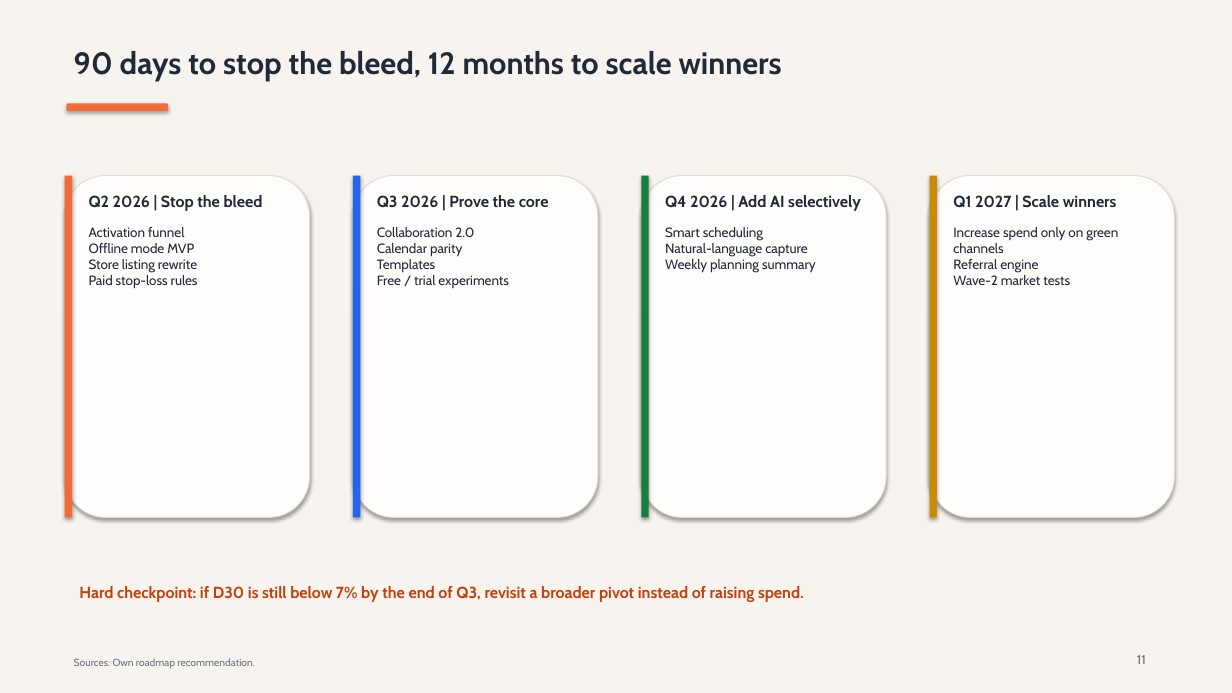
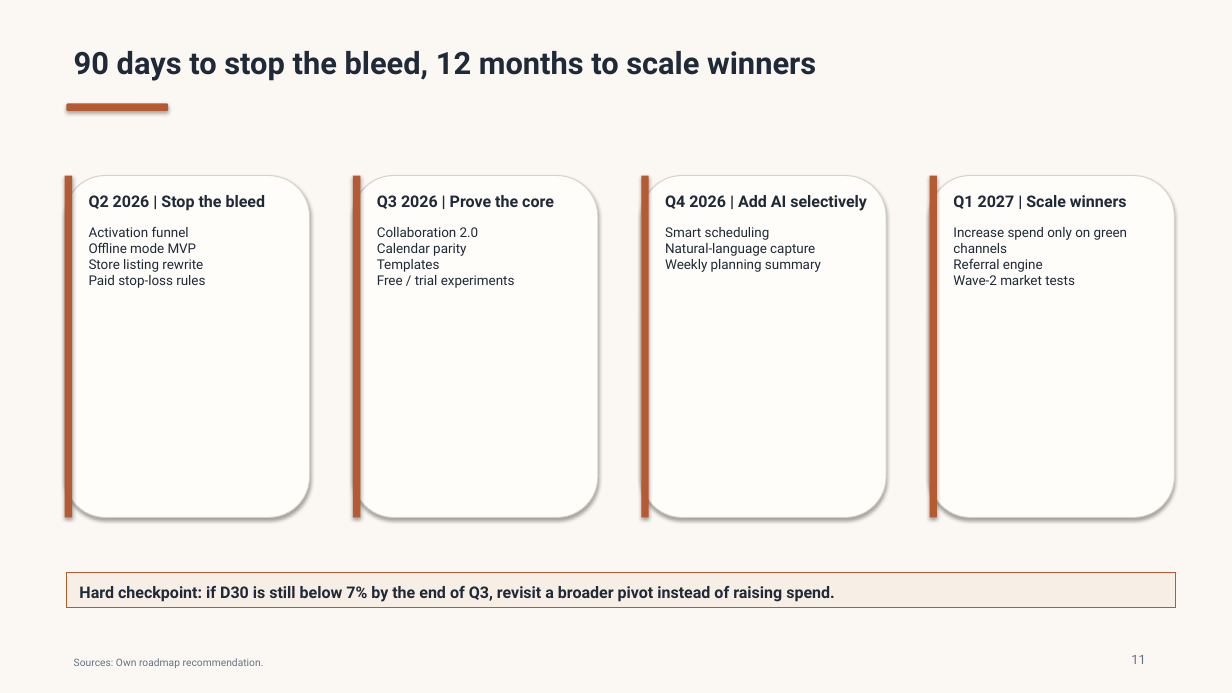
Before and after one commit to TEZv/Genesis-Academy_Strategy-Operations-School-2.0-Case-Task, a slide deck: slide 11 of deliverables/taskflow-case-presentation.pptx. Drawn at 1232x693 pixels with LibreOffice and Linux fonts; fonts in the diff are those of the drawing. Boxes give left, top, right and bottom in pixels: in the first picture for what was removed or moved away, otherwise in the second. Text is boxed around its words. In the diff, an @@ line names an element or a change of style, - is before the commit and + after.

Commit message:
Refine deck visual style and export

```diff
--- a/deliverables/taskflow-case-presentation.pptx
+++ b/deliverables/taskflow-case-presentation.pptx
@@ background #F7F3EE to #FBF8F3 @@
@@ rounded rectangle at box(67, 104, 168, 111): fill #F26B3A to #B65A34 @@
@@ rectangle at box(65, 176, 72, 518): fill #F26B3A to #B65A34 @@
@@ rectangle at box(353, 176, 360, 518): fill #2563EB to #B65A34 @@
@@ rectangle at box(641, 176, 649, 518): fill #15803D to #B65A34 @@
@@ fill #FFFDFC to #FFFDF9; outline #E5DDD4 0.75 pt to #D9D1C7 0.75 pt in 4 elements at box(65, 176, 310, 518), box(353, 176, 598, 518), box(641, 176, 886, 518), box(930, 176, 1175, 518) @@
@@ rectangle at box(930, 176, 937, 518): fill #CA8A04 to #B65A34 @@
@@ font Cabin to Roboto in 9 elements at box(74, 51, 816, 81), box(89, 195, 266, 211), box(89, 226, 205, 288), box(377, 195, 554, 209), box(377, 227, 515, 288), box(665, 195, 867, 211), box(665, 227, 821, 272), box(953, 195, 1127, 209), box(953, 227, 1128, 285) @@
@@ rectangle "Hard checkpoint: if D30 is ...": place and size @@
-rectangle "Hard checkpoint: if D30 is ..." at box(79, 586, 804, 602)
+rectangle "Hard checkpoint: if D30 is ..." at box(67, 573, 1176, 608)
@@ rectangle "Hard checkpoint: if D30 is ..." at box(67, 573, 1176, 608): font Cabin to Roboto, text colour #C2410C to #1F2937; fill none to #F7EFE6; outline none to #B65A34 0.75 pt @@
@@ text "Sources: Own roadmap recommendation." at box(74, 658, 264, 668): font Cabin to Roboto, text colour #6B7280 to #667085 @@
@@ text "11" at box(1131, 655, 1145, 664): font Cabin to Roboto, text colour #6B7280 to #667085 @@
```
Also in this commit, not shown: 13 other slides changed, 1 other file.
